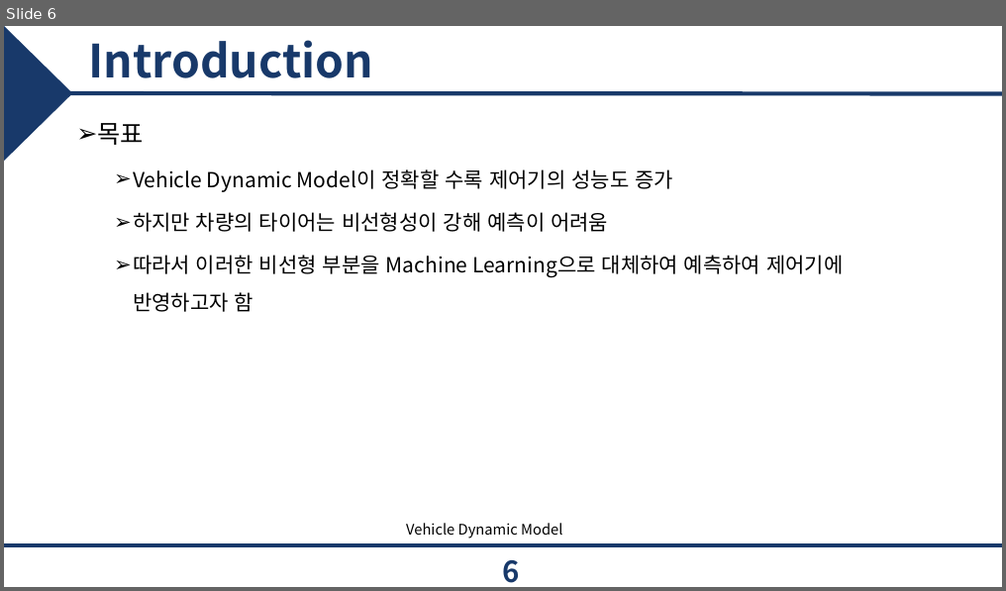
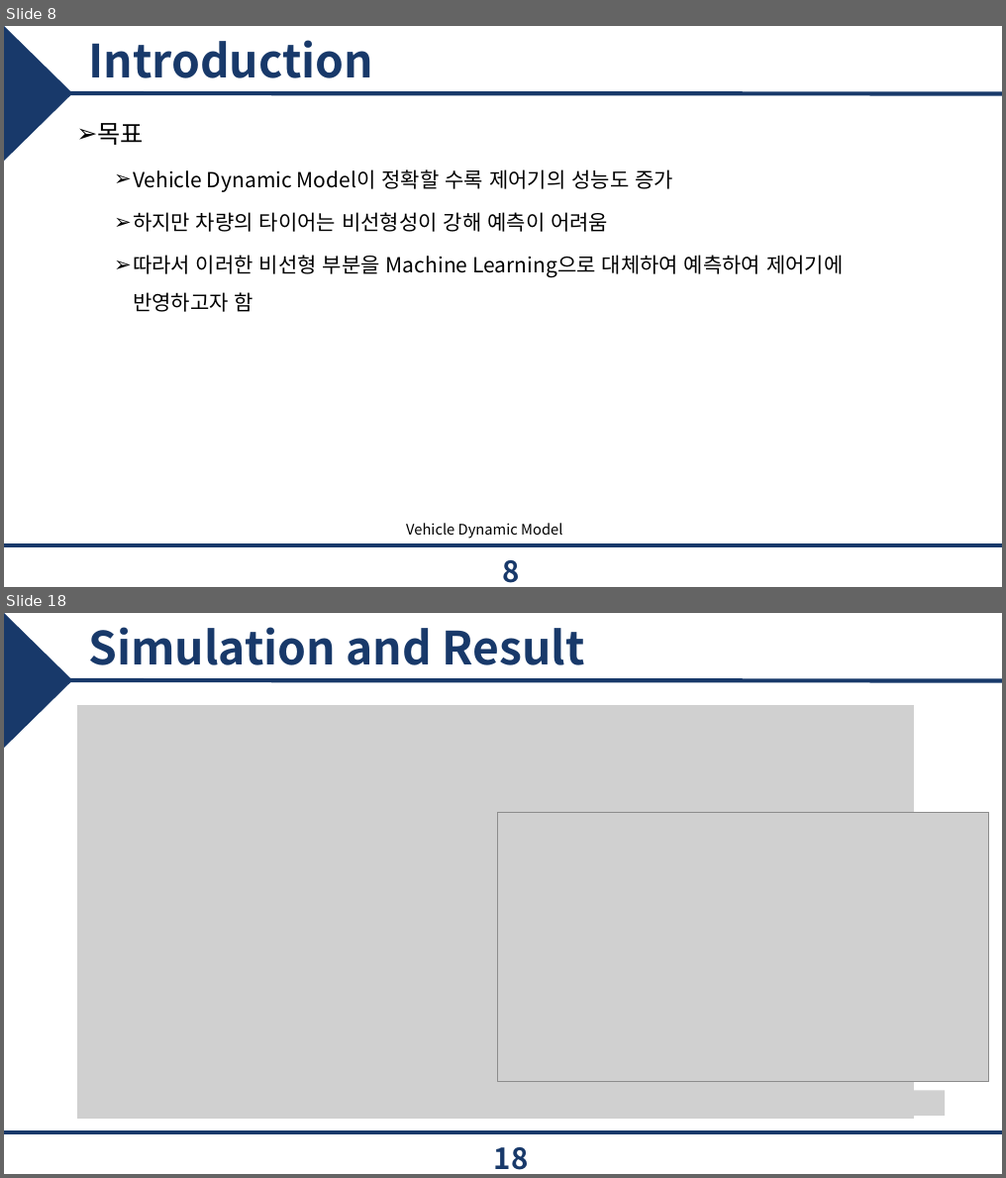
Before and after one commit to epoxx-arch/Torque_vectoringthesis, a slide deck: 졸업 논문/JCCI 발표.pptx. Shown one above the other, each under a label of ours: slide 6 before the commit, slides 8 and 18 after it; the slides between them are not shown. The pictures are 1006x591 and 1006x1178 pixels, drawn with LibreOffice and Linux fonts; fonts in the diff are those of the drawing; grey boxes stand for pictures; background and template pictures are left out. Boxes give left, top, right and bottom in pixels: in the first picture for what was removed or moved away, otherwise in the second. Text is boxed around its words. In the diff, an @@ line names an element or a change of style, - is before the commit and + after.

```diff
--- a/졸업 논문/JCCI 발표.pptx
+++ b/졸업 논문/JCCI 발표.pptx
@@ slide 18 added at [4,613,1002,1174], background #FFFFFF; not listed: 3 template elements that a slide beside it also shows @@
@@ title added at [88,627,585,665], 44 pt, text #18396A, bold @@
+Simulation and Result
@@ picture added at [77,705,915,1119] @@
@@ picture added at [497,812,989,1082] @@
@@ picture added at [592,1090,945,1116] @@
@@ page number added at [494,1148,529,1170], 28 pt, text #18396A, bold @@
+18
@@ what was slide 6 is now slide 8 @@
@@ page number at [502,561,519,583]: text changed @@
-6
+8
```
Also in this commit, not shown: 4 slides changed, 12 other slides added, 1 slide removed, 8 other files.
